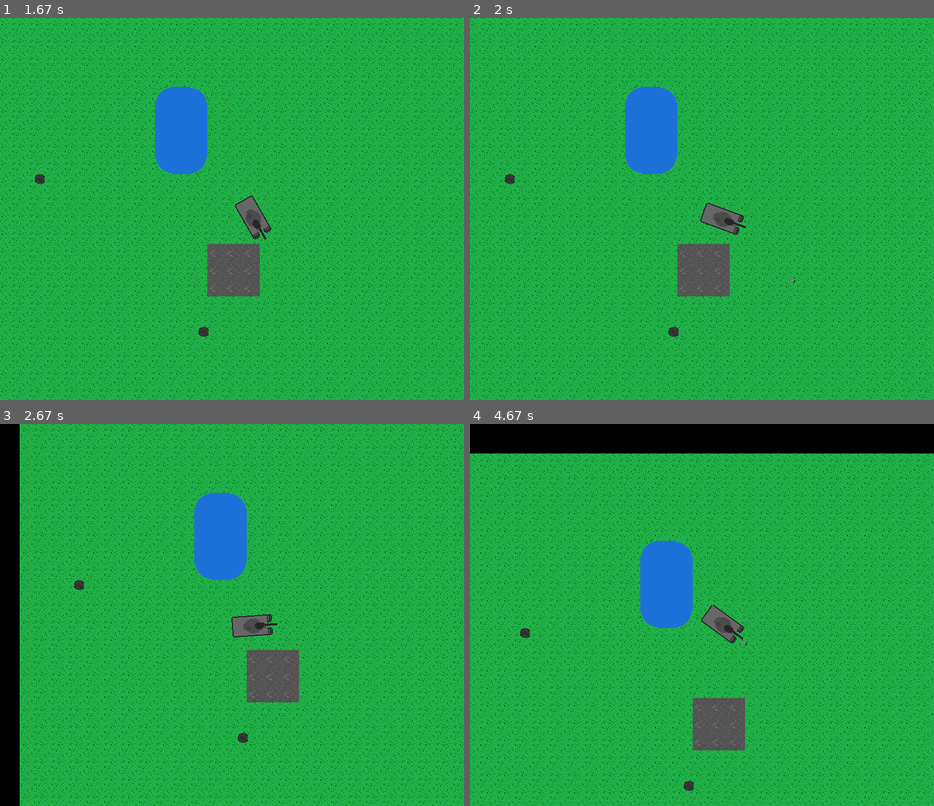
Above: before the commit, frames 1-4 (two rows, left to right).
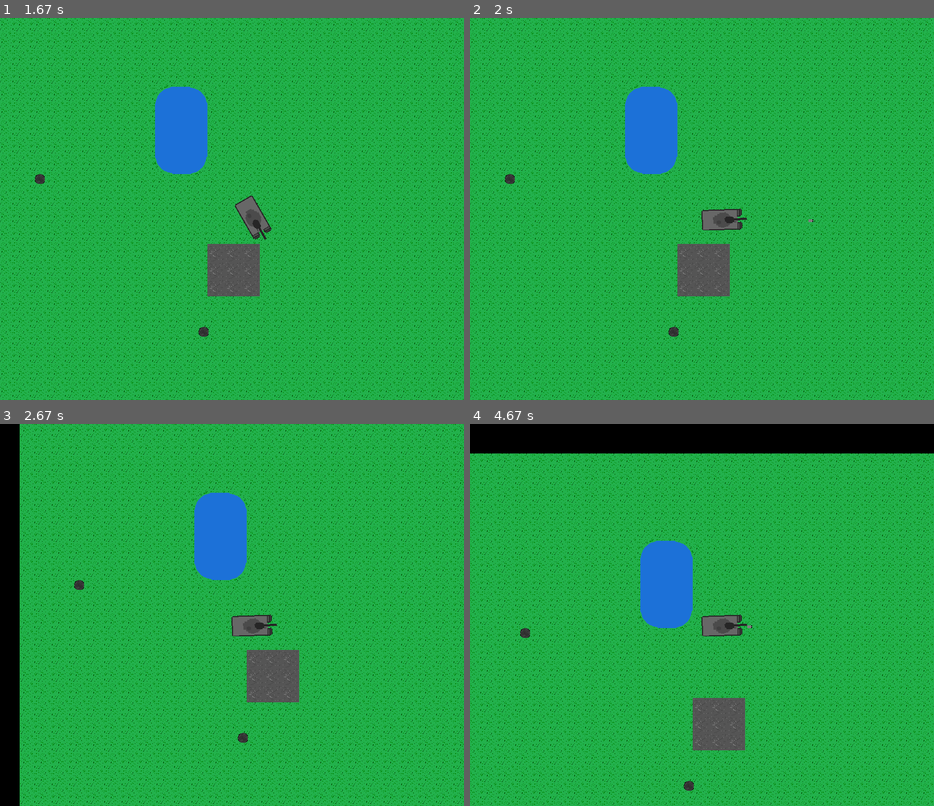
Above: after the commit, the same moments.

Repository: andrew-karppinen/pygame-simple-object
Game: pygame game, started from example.py
Same seed, same stepped clock (60 frames per second), same inputs: the game is played once before the commit and once after it.
Inputs:
- Up to frame 1 (1.67 s): hold Right 0.33-0.8 s; hold Up 0.83-1.13 s; hold Right 1.17-1.63 s
- Up to frame 2 (2 s): hold Left from 1.67 s (still down); tap T at 1.82 s
- Up to frame 3 (2.67 s): release Left at 2.2 s; hold Down 2.23-2.53 s
- Up to frame 4 (4.67 s): hold Up 3-3.37 s; tap T at 3.15, 4.62 s; hold Right 3.4-4.03 s; hold Down 4.07-4.43 s; hold Left from 4.47 s (still down)

Frame 1 is identical in both runs. In frame 2, 0.3% of the frame differs, in the area x 49-74%, y 48-70%; in frame 3, less than 0.1%; in frame 4, 0.4%, in the area x 49-61%, y 47-58%.

Commit message:
update rotate method

Diff:
--- a/example.py
+++ b/example.py
@@ -70,7 +70,7 @@
         shoot = False
 
     if left:
-        tank.Rotate(2)
+        tank.Rotate(2,option=2)
     if right:
         tank.Rotate(-2)
     if move:
--- a/pygamesimpleobject/object_class.py
+++ b/pygamesimpleobject/object_class.py
@@ -91,6 +91,8 @@
         option 1 = increases angle value
         option 2 = set angle value
         """
+        original_angle = self.angle_
+
         if option == 1:
             self.angle_ += angle
         elif option == 2:
@@ -102,11 +104,11 @@
             self.UpdateRect2() #update object position and size
 
         if self.__Collision(): #if collision
-            self.angle_ -= angle #cancel rotate
-            self.image_ = pygame.transform.rotate(self.original_image_, self.angle_)  #cancel rotate
-
-
-            self.rect_ = self.image_.get_rect(center=self.rect_.center) #update rect_
+            self.angle_ = original_angle #cancel rotate
+            if self.image_ != None:  #only if the image exists
+                self.image_ = pygame.transform.rotate(self.original_image_, self.angle_)  #cancel image rotate
+                self.rect_ = self.image_.get_rect(center=self.rect_.center) #update rect_
+
 
         self.UpdateRect2() #update object position and size
 
